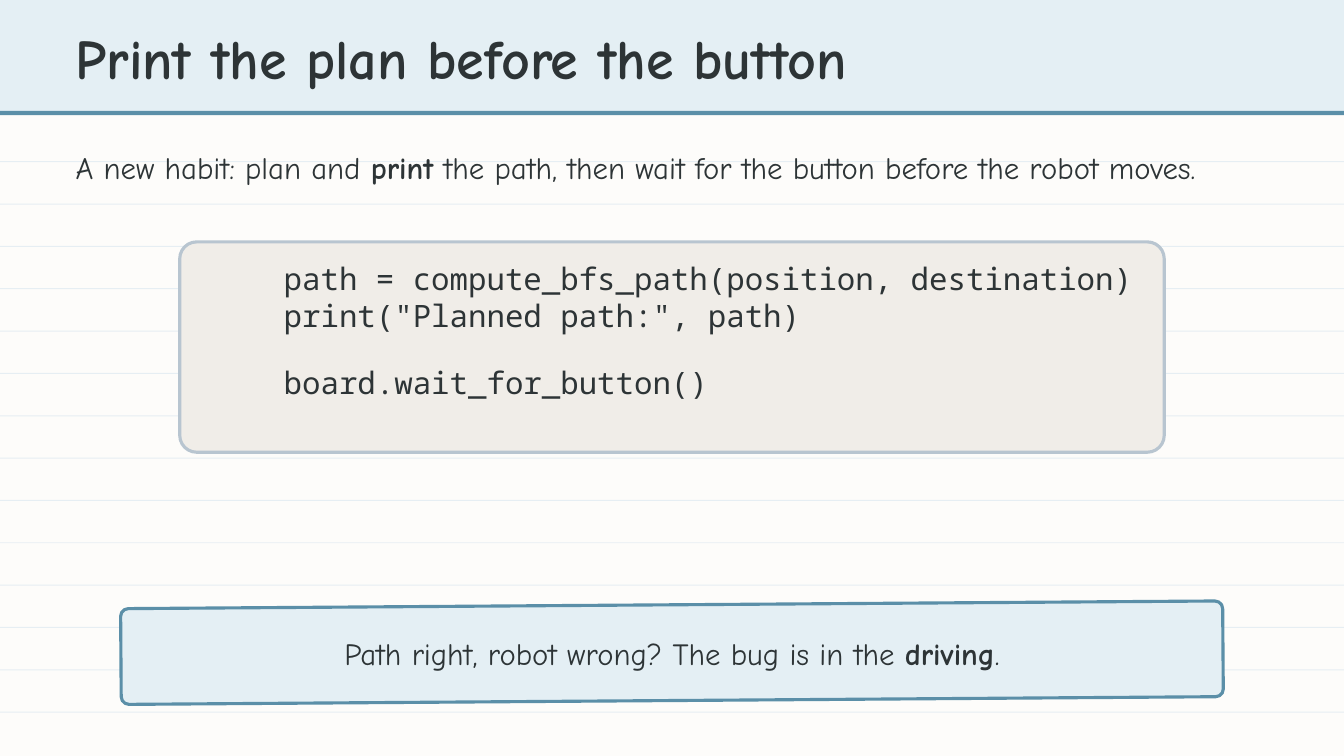
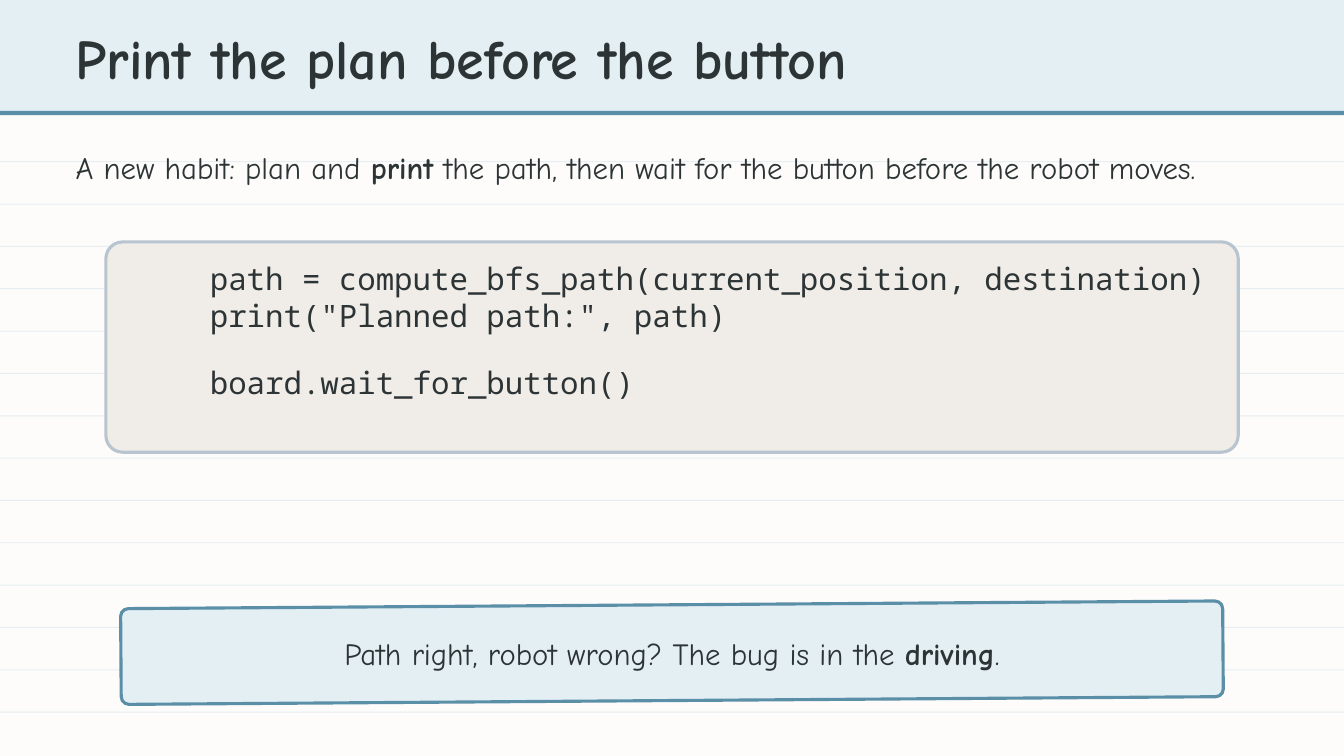
Before and after one commit to bradamiller/LearningPython, a slide deck: slide 22 of static/slides/module-05-pathfinding/module-5-lesson-07-obstacle-detection.pptx. Drawn at 1344x756 pixels with LibreOffice and Linux fonts; fonts in the diff are those of the drawing. Boxes give left, top, right and bottom in pixels: in the first picture for what was removed or moved away, otherwise in the second. Text is boxed around its words. In the diff, an @@ line names an element or a change of style, - is before the commit and + after.

```diff
--- a/static/slides/module-05-pathfinding/module-5-lesson-07-obstacle-detection.pptx
+++ b/static/slides/module-05-pathfinding/module-5-lesson-07-obstacle-detection.pptx
@@ rounded rectangle resized from (x1=179, y1=242, x2=1165, y2=453) to (x1=106, y1=242, x2=1238, y2=453) @@
@@ text "path = compute_bfs_path(current_position, destination)" moved from (x1=284, y1=266, x2=1132, y2=399) to (x1=210, y1=266, x2=1205, y2=399) @@
@@ text at (x1=210, y1=266, x2=1205, y2=298): text changed @@
-path = compute_bfs_path(position, destination)
+path = compute_bfs_path(current_position, destination)
```
Also in this commit, not shown: 9 other slides changed, 11 other files.
